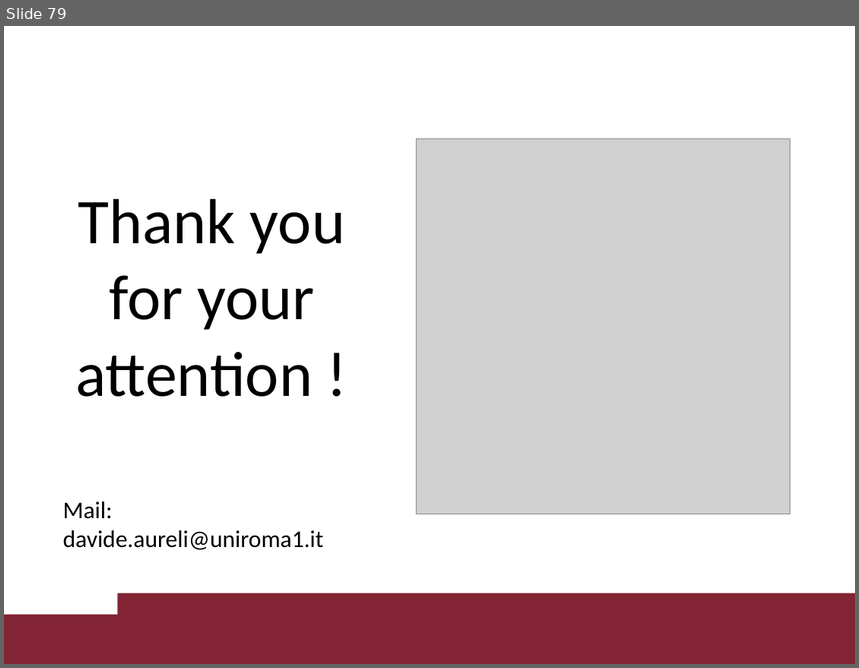
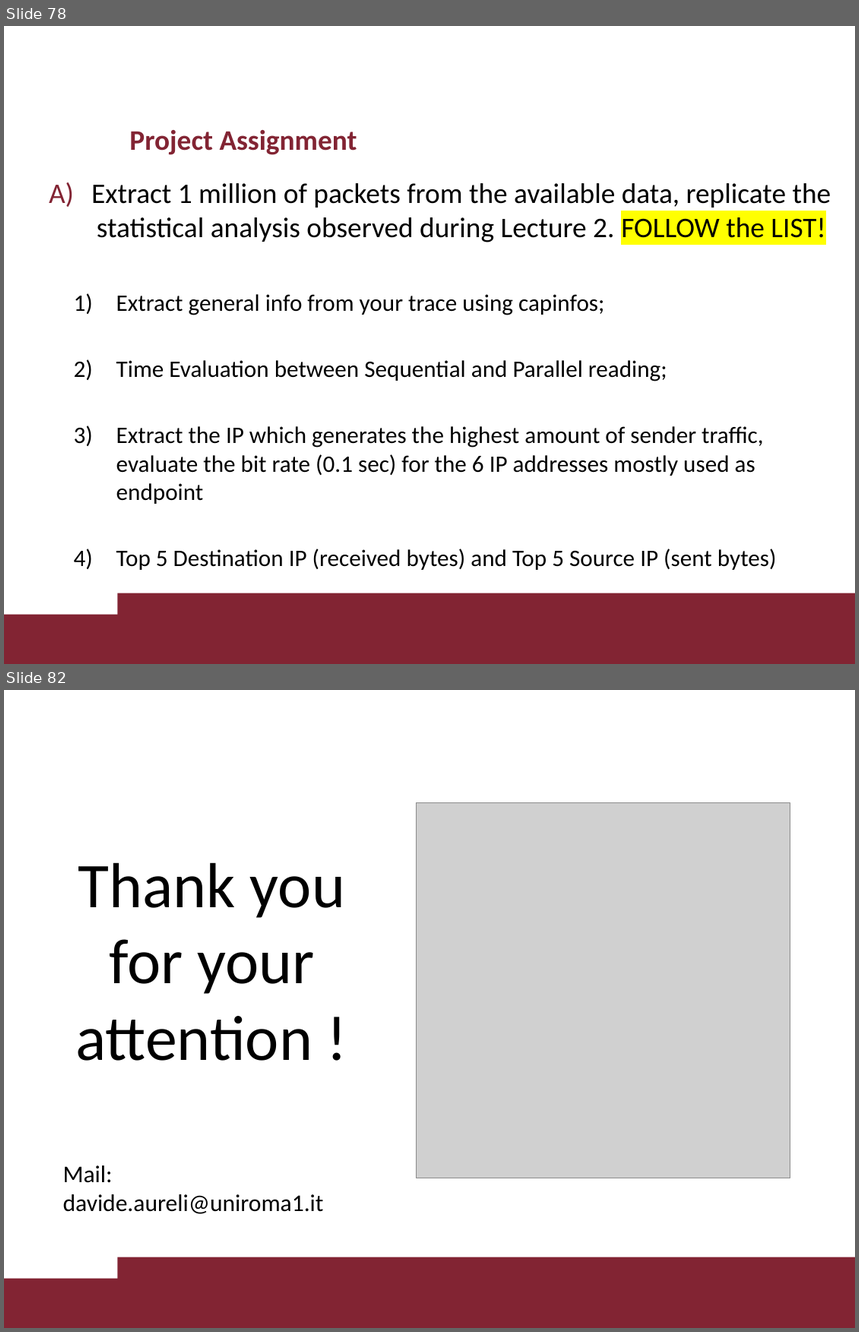
Before and after one commit to davaureli/NBD_LabSession, a slide deck: Lectures Complete/Lectures Complete.pptx. Shown one above the other, each under a label of ours: slide 79 before the commit, slides 78 and 82 after it; the slides between them are not shown. The pictures are 859x668 and 859x1332 pixels, drawn with LibreOffice and Linux fonts; fonts in the diff are those of the drawing; grey boxes stand for pictures; background and template pictures are left out. Boxes give left, top, right and bottom in pixels: in the first picture for what was removed or moved away, otherwise in the second. Text is boxed around its words. In the diff, an @@ line names an element or a change of style, - is before the commit and + after.

```diff
--- a/Lectures Complete/Lectures Complete.pptx
+++ b/Lectures Complete/Lectures Complete.pptx
@@ slide 78 added at <box>4,26,855,664</box>, background #FFFFFF; not listed: 2 template elements that a slide beside it also shows @@
@@ title added at <box>129,130,357,155</box>, 24 pt, text #822433, bold @@
+Project Assignment
@@ text added at <box>91,183,832,570</box>, 20 pt, text #000000 @@
+A) Extract 1 million of packets from the available data, replicate the statistical analysis observed during Lecture 2. FOLLOW the LIST!
+  1) Extract general info from your trace using capinfos;
+  2) Time Evaluation between Sequential and Parallel reading;
+  3) Extract the IP which generates the highest amount of sender traffic, evaluate the bit rate (0.1 sec) for the 6 IP addresses mostly used as endpoint
+  4) Top 5 Destination IP (received bytes) and Top 5 Source IP (sent bytes)
@@ what was slide 79 is now slide 82 @@
```
Also in this commit, not shown: 3 slides changed, 2 other slides added.
